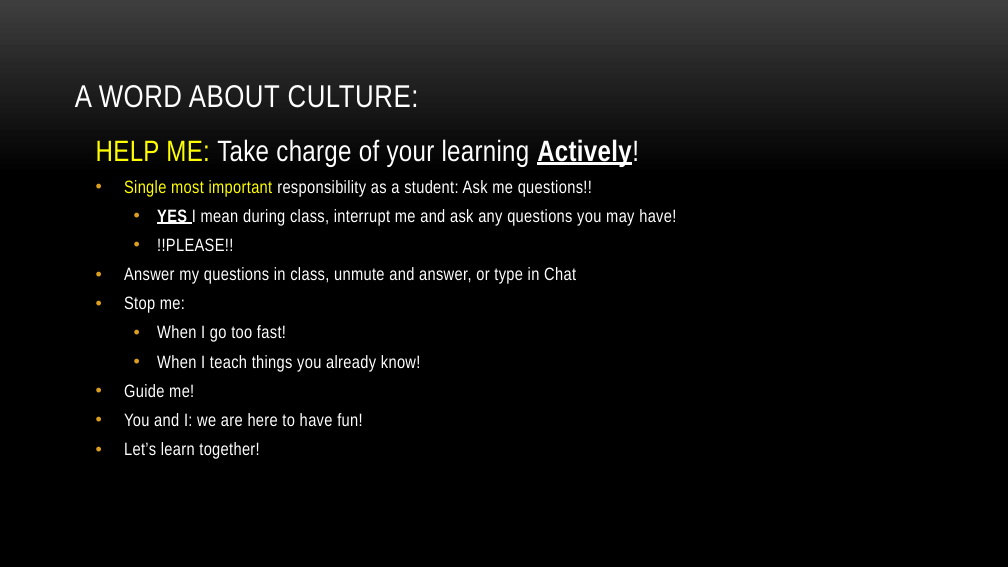
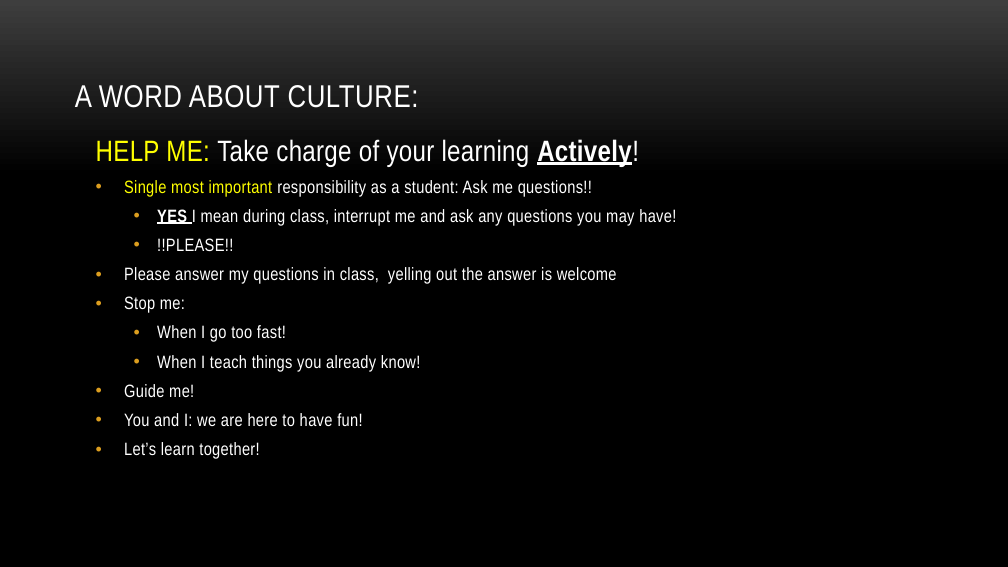
Before and after one commit to myuwbclasses/IntroGameDev-XJTU, a slide deck: slide 4 of PPT/Intro.pptx. Drawn at 1008x567 pixels with LibreOffice and Linux fonts; fonts in the diff are those of the drawing; background and template pictures are left out. Boxes give left, top, right and bottom in pixels: in the first picture for what was removed or moved away, otherwise in the second. Text is boxed around its words. In the diff, an @@ line names an element or a change of style, - is before the commit and + after.

```diff
--- a/PPT/Intro.pptx
+++ b/PPT/Intro.pptx
@@ text at [124, 267, 617, 284]: text changed @@
-• Answer my questions in class, unmute and answer, or type in Chat
+• Please answer my questions in class, yelling out the answer is welcome
```
Also in this commit, not shown: 7 other slides changed, 2 slides added, 1 slide removed.
